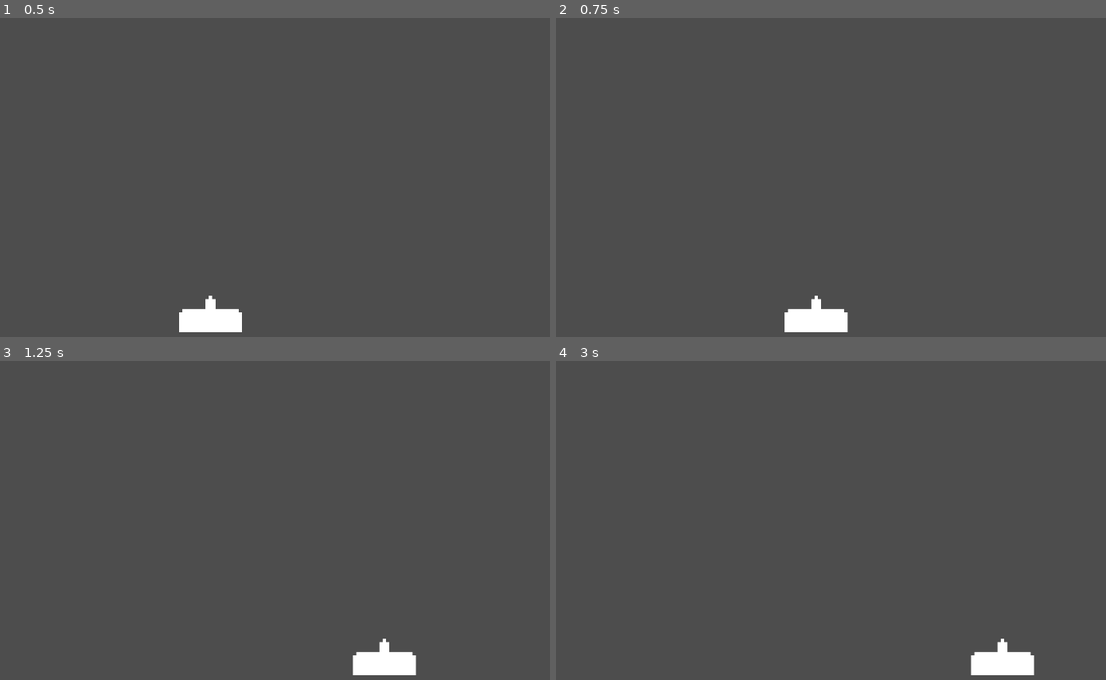
Above: before the commit, frames 1-4 (two rows, left to right).
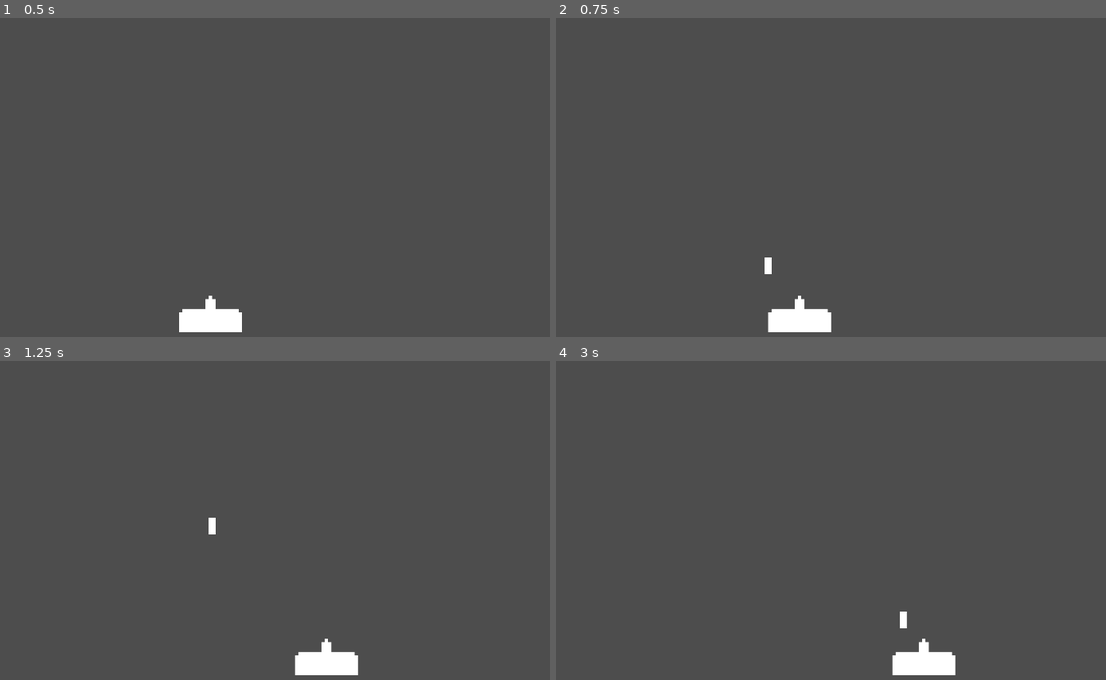
Above: after the commit, the same moments.

Repository: SecretShinobi/20-game-challenge-space-invaders
Game: Godot game, scene res://game.tscn
Same seed, same stepped clock (60 frames per second), same inputs: the game is played once before the commit and once after it.
Inputs:
- Up to frame 1 (0.5 s): no input
- Up to frame 2 (0.75 s): tap Enter at 0.5 s; hold D (move_right) from 0.53 s (still down); hold Space (shoot, bound only after the commit) from 0.53 s (still down)
- Up to frame 3 (1.25 s): keep holding D (move_right); keep holding Space (shoot, bound only after the commit)
- Up to frame 4 (3 s): release D (move_right) at 1.28 s; release Space (shoot, bound only after the commit) at 1.28 s; hold A (move_left) 1.28-2.03 s; tap Space (shoot, bound only after the commit) at 1.35, 2.85 s; hold Space (shoot, bound only after the commit) 2.03-2.78 s; hold D (move_right) from 2.03 s (still down)

Frame 1 is identical in both runs. In frame 2, 0.7% of the frame differs, in the area x 37-54%, y 75-99%; in frame 3, 1.8%; in frame 4, 1.9%, in the area x 61-87%, y 78-99%.
Error before the commit: Parse Error: Could not find type "Ball" in the current scope. (res://Game/game.gd:13)

Commit message:
Implement shooting
Have the ship shoot so that only one laser may appear on the screen at any time

Diff:
--- /dev/null
+++ b/Game/Ship/laser.gd
@@ -0,0 +1,17 @@
+class_name Laser
+extends Area2D
+
+
+const SPEED: float = 500.0
+var velocity = Vector2.UP * SPEED
+
+signal is_destroyed
+
+
+func _physics_process(delta):
+	position += velocity * delta
+
+
+func _on_visible_on_screen_notifier_2d_screen_exited():
+	is_destroyed.emit()
+	queue_free()
--- /dev/null
+++ b/Game/Ship/laser.tscn
@@ -0,0 +1,22 @@
+[gd_scene load_steps=3 format=3 uid="uid://b0g8t5wd2lrg2"]
+
+[ext_resource type="Script" uid="uid://dabmbjxff41re" path="res://Game/Ship/laser.gd" id="1_hgis6"]
+
+[sub_resource type="RectangleShape2D" id="RectangleShape2D_ksgoh"]
+size = Vector2(20, 50)
+
+[node name="Laser" type="Area2D"]
+script = ExtResource("1_hgis6")
+
+[node name="ColorRect" type="ColorRect" parent="."]
+offset_left = -10.0
+offset_top = -25.0
+offset_right = 10.0
+offset_bottom = 25.0
+
+[node name="CollisionShape2D" type="CollisionShape2D" parent="."]
+shape = SubResource("RectangleShape2D_ksgoh")
+
+[node name="VisibleOnScreenNotifier2D" type="VisibleOnScreenNotifier2D" parent="."]
+
+[connection signal="screen_exited" from="VisibleOnScreenNotifier2D" to="." method="_on_visible_on_screen_notifier_2d_screen_exited"]
--- a/Game/Ship/player.gd
+++ b/Game/Ship/player.gd
@@ -2,26 +2,31 @@
 extends CharacterBody2D
 ## This is the class used to define the player character
 
-const SPEED = 750.0
+const SPEED = 500.0
 const SPAWNPOINT = Vector2(900.0, 900.0)
+var can_shoot: bool = true
+@export var bullet: PackedScene
+
+signal shoot(projectile, direction, location)
 
 func _ready():
 	set_position(SPAWNPOINT)
 
 
-func _physics_process(delta):
-	# Get the input direction and handle the movement/deceleration.
-	# As good practice, you should replace UI actions with custom gameplay actions.
+func _physics_process(_delta):
 	var direction = Input.get_axis("move_left", "move_right")
 
 	velocity.x = direction * SPEED
 	move_and_slide()
 
 
-func _on_kill_zone_body_entered(_body):
-	_reset()
+func _input(event):
+	if event.is_action_pressed("shoot") and can_shoot:
+		var laser = bullet.instantiate()
+		laser.is_destroyed.connect(_reload)
+		shoot.emit(laser, rotation, position)
+		can_shoot = false
 
 
-func _reset():
-	set_position(SPAWNPOINT)
-	set_velocity(Vector2(0.0, 0.0))
+func _reload():
+	can_shoot = true
--- a/Game/Ship/player.tscn
+++ b/Game/Ship/player.tscn
@@ -1,10 +1,13 @@
-[gd_scene load_steps=3 format=3 uid="uid://cnuntifc22cl4"]
+[gd_scene load_steps=4 format=3 uid="uid://cnuntifc22cl4"]
 
 [ext_resource type="Script" uid="uid://cgd2r05hraebd" path="res://Game/Ship/player.gd" id="1_3qpep"]
 [ext_resource type="Texture2D" uid="uid://dtfyrqtcvt0px" path="res://Game/Ship/New Piskel(2).png" id="1_8c7t0"]
+[ext_resource type="PackedScene" uid="uid://b0g8t5wd2lrg2" path="res://Game/Ship/laser.tscn" id="2_huvlh"]
 
 [node name="Ship" type="CharacterBody2D"]
+motion_mode = 1
 script = ExtResource("1_3qpep")
+bullet = ExtResource("2_huvlh")
 
 [node name="Sprite2D" type="Sprite2D" parent="."]
 texture = ExtResource("1_8c7t0")
--- a/Game/game.gd
+++ b/Game/game.gd
@@ -1,7 +1,6 @@
-## Game script for Space Invaders
 class_name Game
 extends Node
-
+## Game script
 
 # Variables
 var score: int = 0
@@ -9,13 +8,9 @@
 var aliens_remaining: int = 0
 
 @export var alien: PackedScene
+@export var bullet: PackedScene
 @export var hud: HUD
-@export var ball: Ball
 
-# Signals
-
-
-# Called when the node enters the scene tree for the first time.
 func _ready():
 	pass
 
@@ -23,10 +18,22 @@
 func _on_scored_points(points: int):
 	score += points
 	hud.update_hud()
-	ball.adjust_speed(50.0)
 
 
 func _on_life_lost():
 	lives -= 1
 	if lives <= 0:
-		ball.queue_free()
+		pass # TODO: Implement
+
+
+func _on_node_2d_shoot(projectile, direction, location):
+	projectile.rotation = direction
+	projectile.position = location
+	projectile.position.y -= 50
+	projectile.velocity = projectile.velocity.rotated(direction)
+	projectile.is_destroyed.connect(_on_laser_is_destroyed)
+	add_child(projectile)
+
+
+func _on_laser_is_destroyed():
+	pass
--- a/game.tscn
+++ b/game.tscn
@@ -1,10 +1,16 @@
-[gd_scene load_steps=3 format=3 uid="uid://bqk0p8n50tqwi"]
+[gd_scene load_steps=5 format=3 uid="uid://bqk0p8n50tqwi"]
 
 [ext_resource type="Script" uid="uid://dt4fedt1d3jx5" path="res://Game/game.gd" id="1_q2y1q"]
+[ext_resource type="PackedScene" uid="uid://c5f4cxde0iwve" path="res://Game/Alien/brick.tscn" id="2_7jktm"]
 [ext_resource type="PackedScene" uid="uid://cnuntifc22cl4" path="res://Game/Ship/player.tscn" id="2_e2o6t"]
+[ext_resource type="PackedScene" uid="uid://b0g8t5wd2lrg2" path="res://Game/Ship/laser.tscn" id="2_fc0e3"]
 
 [node name="Game" type="Node"]
 script = ExtResource("1_q2y1q")
+alien = ExtResource("2_7jktm")
+bullet = ExtResource("2_fc0e3")
 
 [node name="Node2D" parent="." instance=ExtResource("2_e2o6t")]
 position = Vector2(942, 922)
+
+[connection signal="shoot" from="Node2D" to="." method="_on_node_2d_shoot"]
--- a/project.godot
+++ b/project.godot
@@ -11,6 +11,7 @@
 [application]
 
 config/name="Space Invaders"
+config/tags=PackedStringArray("2d")
 run/main_scene="uid://bqk0p8n50tqwi"
 config/features=PackedStringArray("4.4", "Forward Plus")
 config/icon="res://icon.svg"
@@ -32,3 +33,8 @@
 "events": [Object(InputEventKey,"resource_local_to_scene":false,"resource_name":"","device":-1,"window_id":0,"alt_press …(192 unchanged characters)…
 ]
 }
+shoot={
+"deadzone": 0.2,
+"events": [Object(InputEventKey,"resource_local_to_scene":false,"resource_name":"","device":-1,"window_id":0,"alt_pressed":false,"shift_pressed":false,"ctrl_pressed":false,"meta_pressed":false,"pressed":false,"keycode":0,"physical_keycode":32,"key_label":0,"unicode":32,"location":0,"echo":false,"script":null)
+]
+}
Not shown, added: Game/Ship/laser.gd.uid
